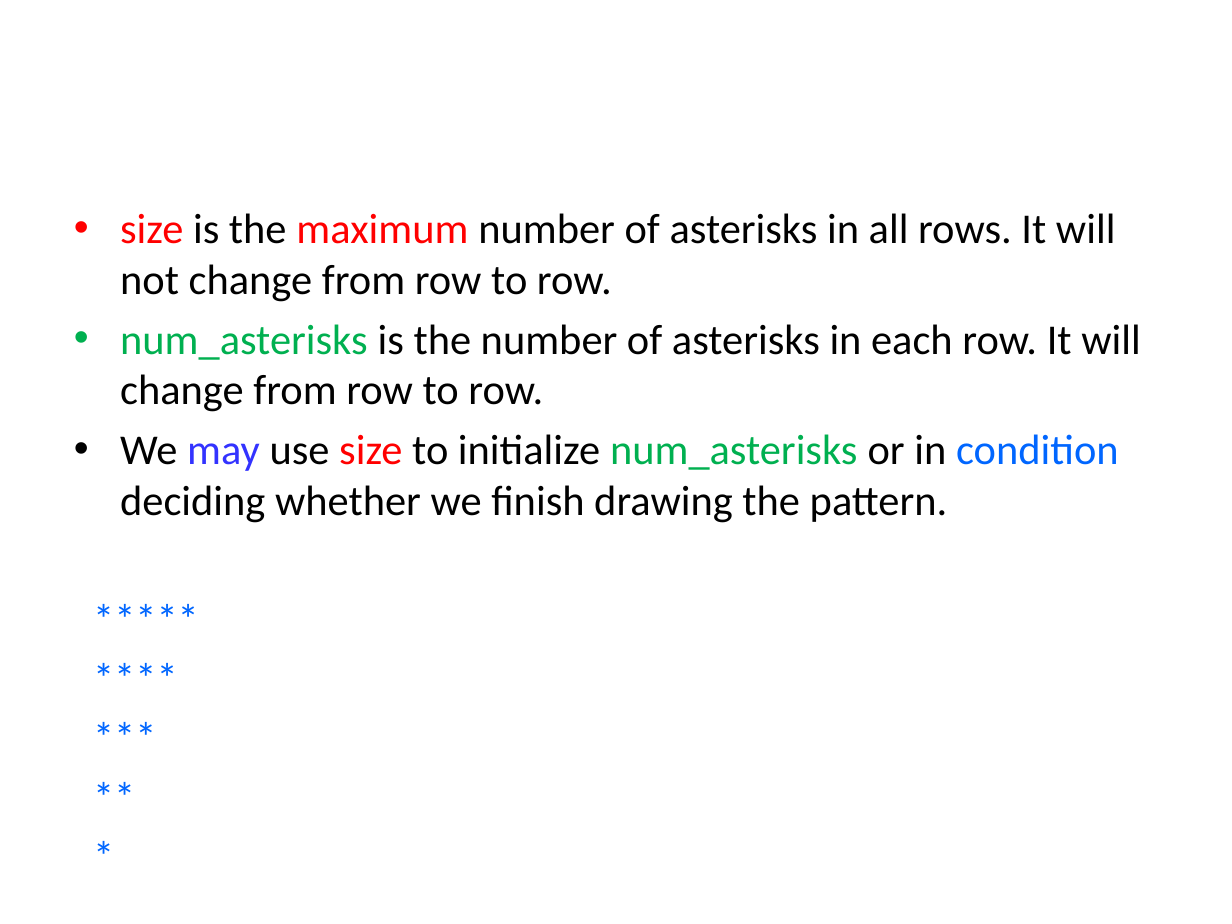
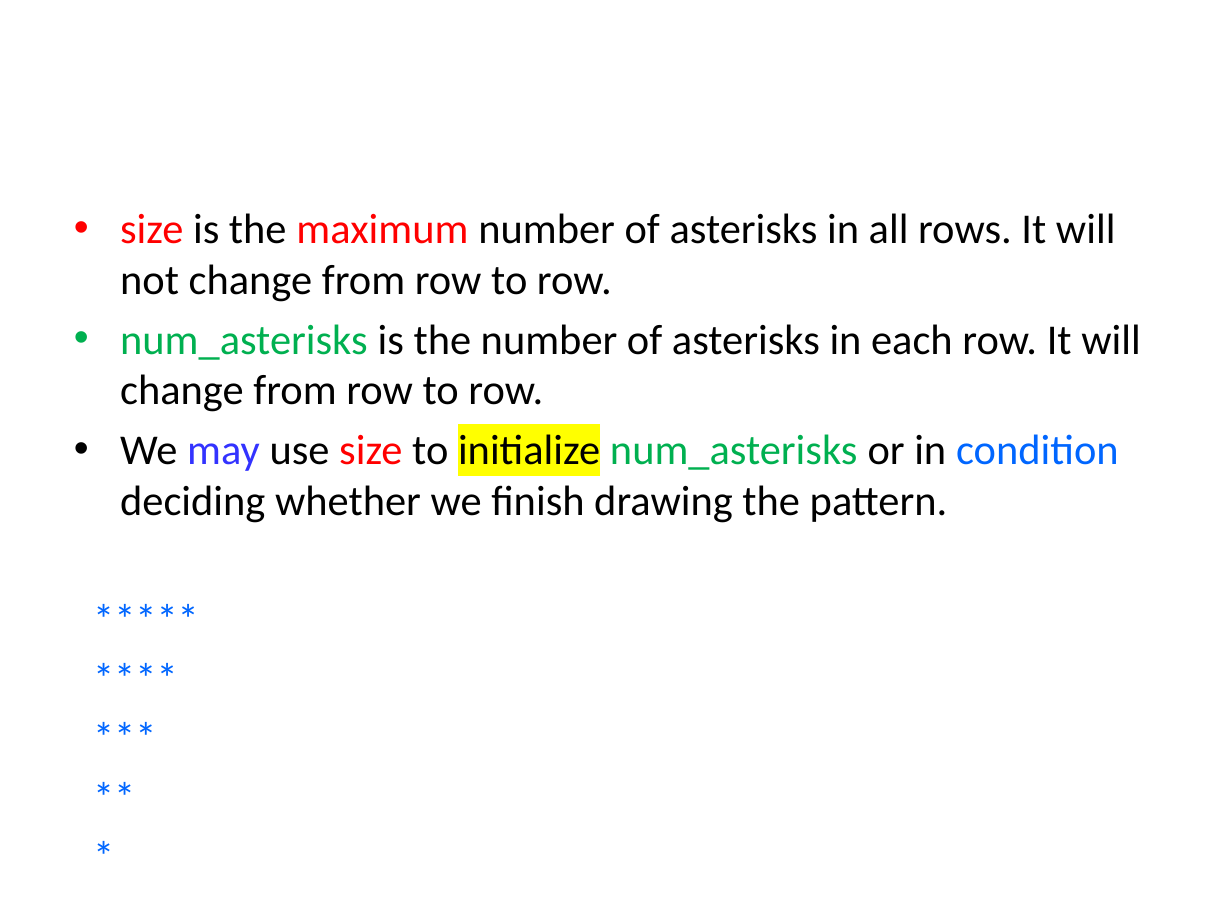
Before and after one commit to tong-yee/tong-yee.github.io, a slide deck: slide 19 of 135/slides/ch04/asterisk_pattern.pptx (slide 20 before the commit). Drawn at 1232x924 pixels with LibreOffice and Linux fonts; fonts in the diff are those of the drawing; grey boxes stand for pictures. Boxes give left, top, right and bottom in pixels: in the first picture for what was removed or moved away, otherwise in the second. Text is boxed around its words. In the diff, an @@ line names an element or a change of style, - is before the commit and + after.

```diff
--- a/135/slides/ch04/asterisk_pattern.pptx
+++ b/135/slides/ch04/asterisk_pattern.pptx
@@ text at <box>120,434,1119,523</box>: highlight none to #FFFF00 in "initialize" @@
```
Also in this commit, not shown: 11 other slides changed, 6 slides added, 2 slides removed, 24 other files.
